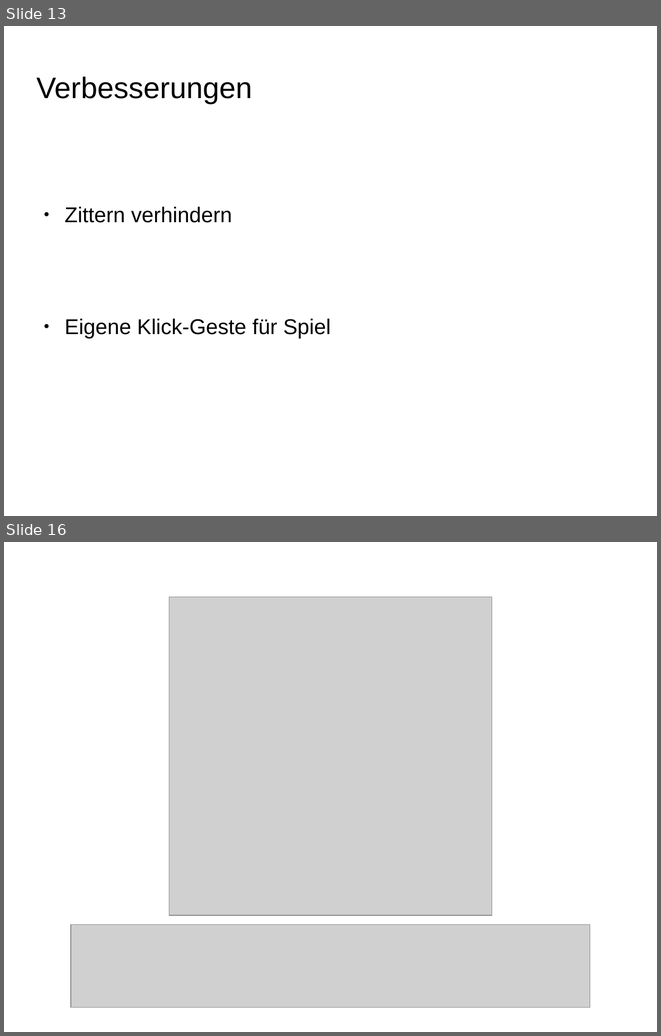
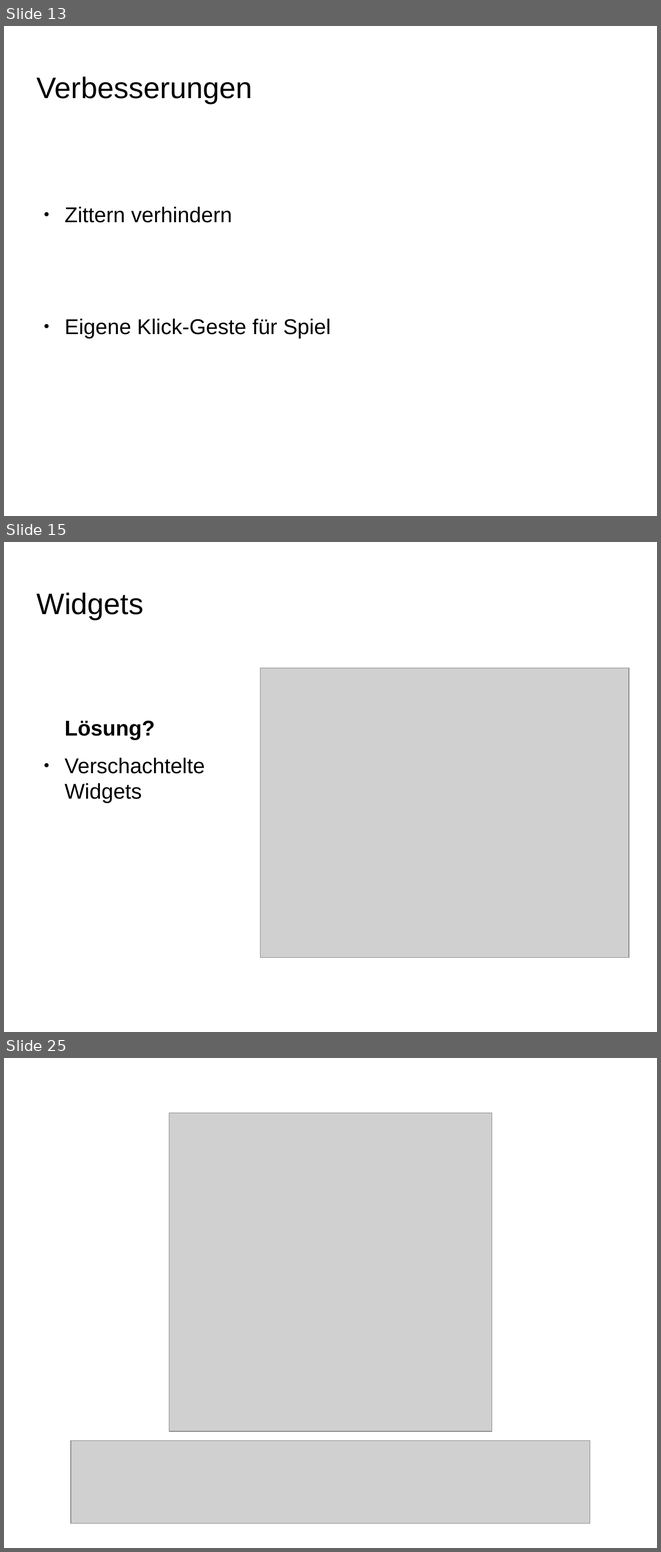
Before and after one commit to dagophil/sfml_openni, a slide deck: presentation/haegele_schill_kinect_menu.odp. Shown one above the other, each under a label of ours: slides 13 and 16 before the commit, slides 13, 15 and 25 after it; the slides between them are not shown. The pictures are 661x1036 and 661x1552 pixels, drawn with LibreOffice and Linux fonts; fonts in the diff are those of the drawing; grey boxes stand for pictures; background and template pictures are left out. Boxes give left, top, right and bottom in pixels: in the first picture for what was removed or moved away, otherwise in the second. Text is boxed around its words. In the diff, an @@ line names an element or a change of style, - is before the commit and + after.

```diff
--- a/presentation/haegele_schill_kinect_menu.odp
+++ b/presentation/haegele_schill_kinect_menu.odp
@@ slide 15 added at [4,542,657,1032], background picture (left out) @@
@@ title added at [37,592,144,619], 36 pt, text #000000 @@
+Widgets
@@ picture added at [261,668,629,957] @@
@@ text added at [64,720,205,803], 26 pt, text #000000 @@
+Lösung?
+● Verschachtelte
+  Widgets
@@ what was slide 16 is now slide 25 @@
```
Also in this commit, not shown: 2 slides changed, 12 other slides added, 4 slides removed.
